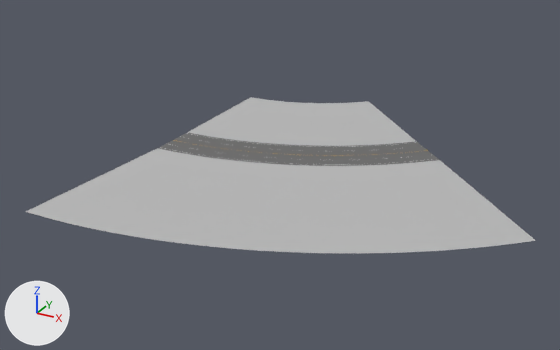
A saved change to the FBX model Assets/Models/Race/Race_asset/Big_turn.fbx.
Camera for both pictures: a 50 mm lens placed at (129.9, -224.4, 114.2), pointed at (8.5, -3.7, 3.9). Lighting does not change. The marker at lower left points along +X, +Y and +Z. Where no turn or scale is listed for an object, it has been applied to the vertices.
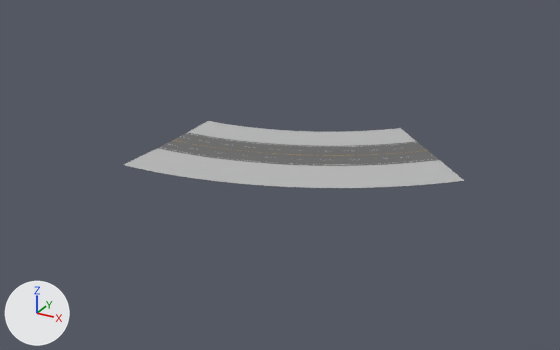
Edits to the bpy script that builds the scene:
```text
Change me_mesh:
    used by ob_polysurface47; location = (-1.5, 48.5, 5.3)
    remove me_mesh.from_pydata(...)  # 44 vertices, 21 faces; spans x -42.2..42.2, y -35.7..35.7, z 0.0
    add me_mesh.from_pydata(...)  # 44 vertices, 21 faces; spans x -41.5..42.2, y -35.7..9.9, z 0.0
    me_mesh part 2
    22 vertices are removed from x -42.2..6.7, y 15.5..35.7, z 0.0
    21 faces are deleted
    22 vertices are added at x -41.5..31.5, y -20.4..9.9, z 0.0
    21 new faces join them
Change me_mesh_001:
    used by ob_polysurface48; location = (28.0, -18.6, 5.3)
    remove me_mesh_001.from_pydata(...)  # 44 vertices, 21 faces; spans x -74.3..70.7, y -52.0..52.0, z 0.0
    add me_mesh_001.from_pydata(...)  # 44 vertices, 21 faces; spans x -71.8..39.8, y -7.4..52.0, z 0.0
    me_mesh_001 part 1
    17 vertices are removed from x -74.3..42.6, y -52.0..-17.0, z 0.0
    17 faces are deleted
    5 vertices move from x 48.8..70.7, y -12.6..6.1, z 0.0 to x 22.3..39.8, y 23.2..38.2, z 0.0
    17 vertices are added at x -71.8..17.6, y -7.4..19.8, z 0.0
    17 new faces join them
```

Where the change shows, as pixel boxes (x1, y1, x2, y2) in the pictures (560 x 350 px; the box of a moved part takes in the faces that stretch with it):
'polySurface48', reshaped (33% narrower, 61% shorter): before (26, 148, 536, 253); after (124, 148, 464, 188)
'polySurface47', reshaped (48% shorter): before (188, 97, 415, 146); after (188, 121, 415, 146)
part 1 of me_mesh_001, moved or reshaped: before (26, 163, 443, 253); after (124, 163, 400, 188)
